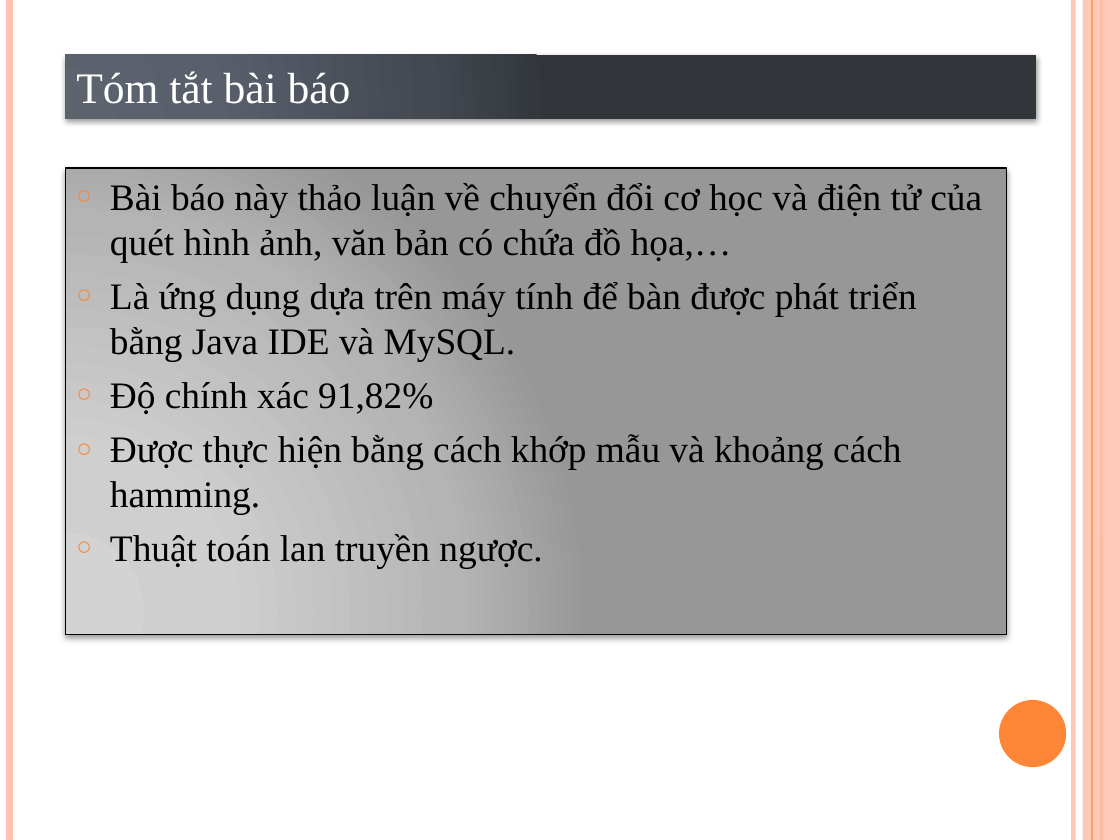
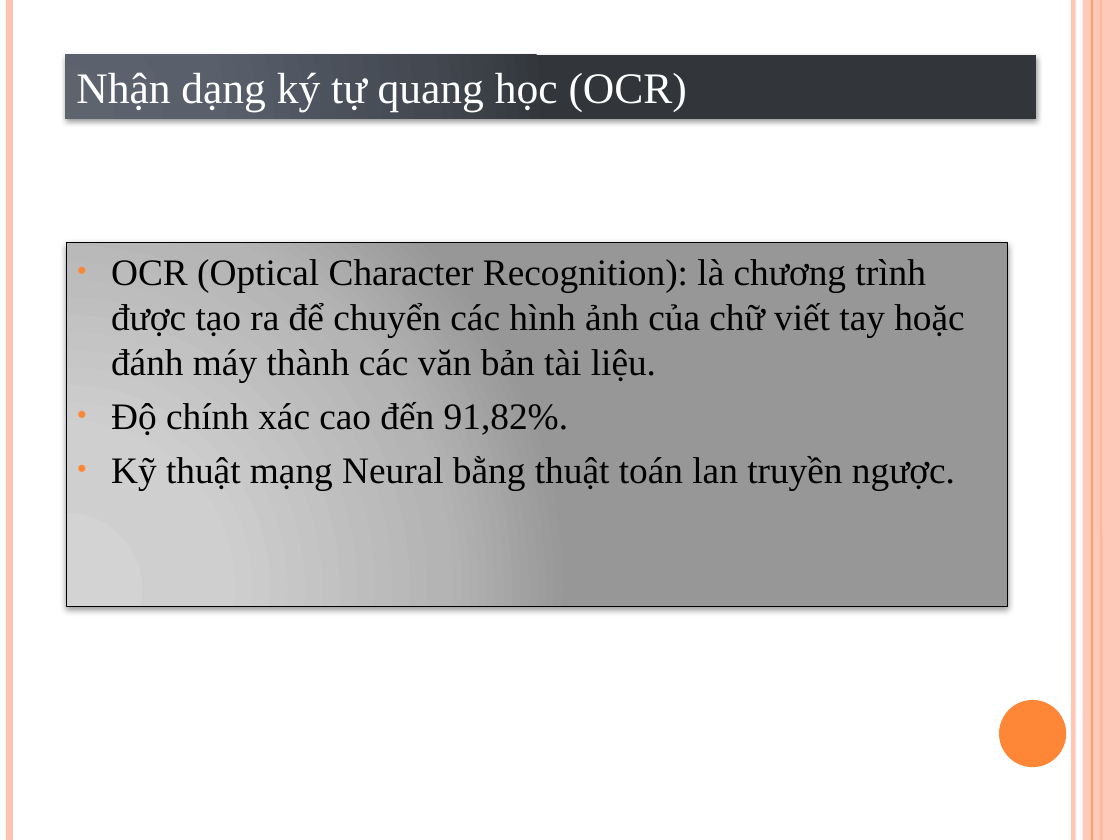
Before and after one commit to VoLeKhanhDuy/Xu_Ly_Anh, a slide deck: slide 3 of Optical character recognition using template matching.pptx (slide 2 before the commit). Drawn at 1120x840 pixels with LibreOffice and Linux fonts; fonts in the diff are those of the drawing. Boxes give left, top, right and bottom in pixels: in the first picture for what was removed or moved away, otherwise in the second. Text is boxed around its words. In the diff, an @@ line names an element or a change of style, - is before the commit and + after.

```diff
--- a/Optical character recognition using template matching.pptx
+++ b/Optical character recognition using template matching.pptx
@@ text in rectangle at <box>76,72,687,112</box>: text changed @@
-Tóm tắt bài báo
+Nhận dạng ký tự quang học (OCR)
@@ text "OCR (Optical Character Recognition): là ...": place and size @@
-text "OCR (Optical Character Recognition): là ..." at <box>65,168,1006,635</box>
+text "OCR (Optical Character Recognition): là ..." at <box>66,243,1007,607</box>
@@ text at <box>111,259,964,490</box>: text changed @@
-○ Bài báo này thảo luận về chuyển đổi cơ học và điện tử của quét hình ảnh, văn bản có chứa đồ họa,…
-○ Là ứng dụng dựa trên máy tính để bàn được phát triển bằng Java IDE và MySQL.
-○ Độ chính xác 91,82%
-○ Được thực hiện bằng cách khớp mẫu và khoảng cách hamming.
-○ Thuật toán lan truyền ngược.
+• OCR (Optical Character Recognition): là chương trình được tạo ra để chuyển các hình ảnh của chữ viết tay hoặc đánh máy thành các văn bản tài liệu.
+• Độ chính xác cao đến 91,82%.
+• Kỹ thuật mạng Neural bằng thuật toán lan truyền ngược.
```
Also in this commit, not shown: 1 other slide changed, 7 slides added, 11 slides removed, 9 other files.
